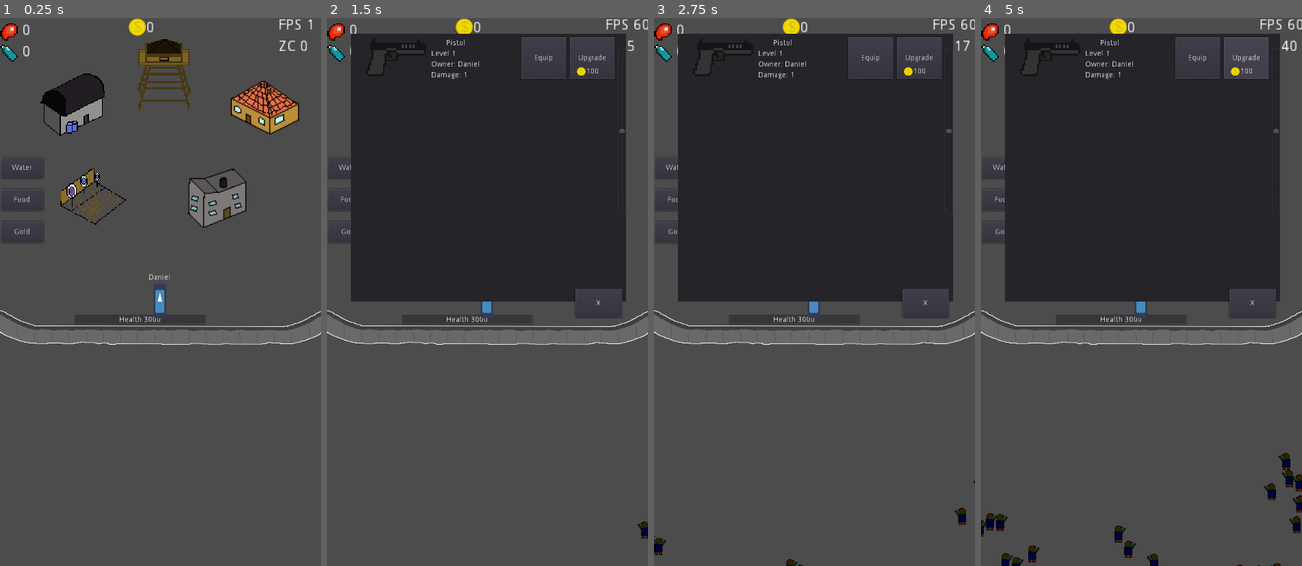
Above: before the commit, frames 1-4 (left to right).
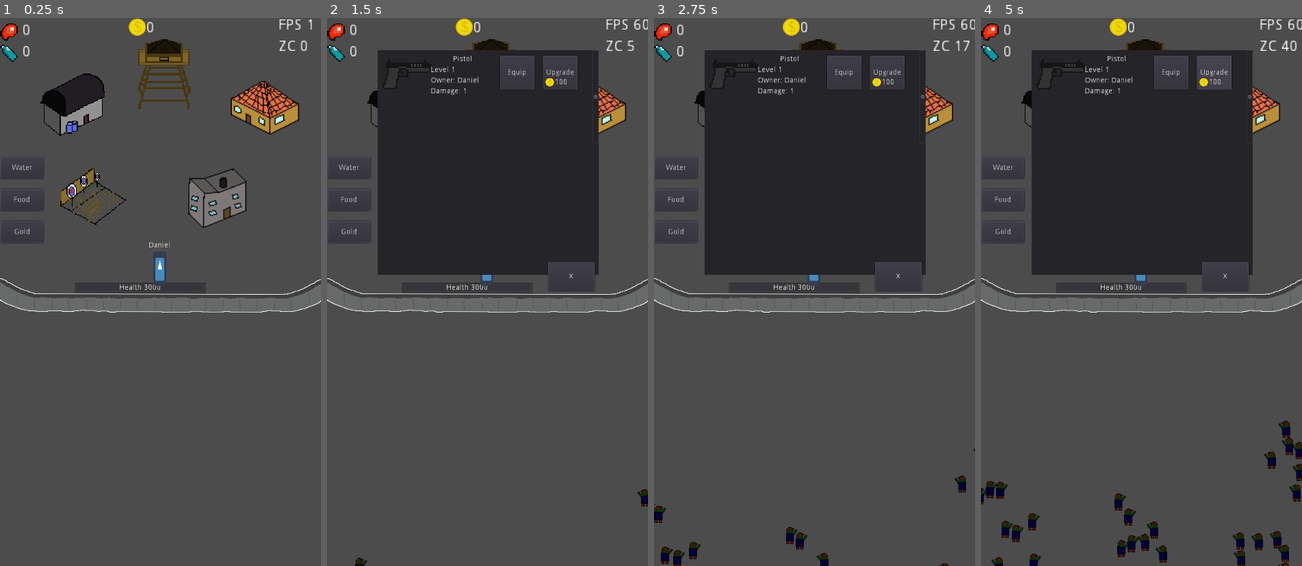
Above: after the commit, the same moments.

Repository: stranker/CLICKER_Z
Game: Godot game, scene res://Scene/MainScene.tscn
Same seed, same stepped clock (60 frames per second), same inputs: the game is played once before the commit and once after it. The engine's default icon, where the game draws it, is replaced by a stand-in: a white triangle on a blue panel in a dark square.
Inputs (mouse positions are in pixels of both pictures, inside the frame that each line leads up to):
- Up to frame 1 (0.25 s): no input
- Up to frame 2 (1.5 s): click (590, 105) at 0.5 s; click (397, 105) at 1.25 s
- Up to frame 3 (2.75 s): click (872, 198) at 2 s
- Up to frame 4 (5 s): click (1074, 193) at 2.75 s; click (1144, 72) at 3.5 s; click "Upgrade" at 4.25 s

The runs differ from the first frame. In frame 1, 5.8% of the frame differs, in the area x 0-100%, y 40-60%; in frame 2, 18%; in frame 3, 18%; in frame 4, 21%, in the area x 0-100%, y 2-100%.

Commit message:
Fix GUI elements

Diff:
--- a/GUI/ArmoryPanel.tscn
+++ b/GUI/ArmoryPanel.tscn
@@ -93,24 +93,23 @@
 "
 _sections_unfolded = [ "Resource" ]
 
-[node name="ArmoryPanel" type="Panel"]
+[node name="ArmoryPanel" type="Panel" index="0"]
 
 anchor_left = 0.5
 anchor_top = 0.0
 anchor_right = 0.5
 anchor_bottom = 0.0
-margin_left = -260.0
-margin_top = 20.0
-margin_right = 255.0
-margin_bottom = 520.0
-rect_pivot_offset = Vector2( 0, 0 )
-rect_clip_content = false
+margin_left = -210.0
+margin_top = 50.0
+margin_right = 205.0
+margin_bottom = 470.0
+rect_pivot_offset = Vector2( 0, 0 )
 mouse_filter = 0
 mouse_default_cursor_shape = 0
 size_flags_horizontal = 1
 size_flags_vertical = 1
 script = SubResource( 1 )
-_sections_unfolded = [ "Mouse", "Visibility" ]
+_sections_unfolded = [ "Rect", "Visibility" ]
 
 [node name="Container" type="Container" parent="." index="0"]
 
@@ -118,9 +117,9 @@
 anchor_top = 0.0
 anchor_right = 0.0
 anchor_bottom = 0.0
-margin_right = 500.0
-margin_bottom = 476.0
-rect_min_size = Vector2( 500, 476 )
+margin_right = 400.0
+margin_bottom = 390.0
+rect_min_size = Vector2( 400, 390 )
 rect_pivot_offset = Vector2( 0, 0 )
 rect_clip_content = true
 mouse_filter = 2
@@ -133,20 +132,19 @@
 
 anchor_right = 0.0
 anchor_bottom = 0.0
-margin_right = 500.0
+margin_right = 400.0
 margin_bottom = 100.0
-rect_min_size = Vector2( 500, 0 )
+rect_min_size = Vector2( 400, 0 )
 
 [node name="VScrollBar" type="VScrollBar" parent="." index="1"]
 
 anchor_left = 1.0
-anchor_top = 0.5
+anchor_top = 0.0
 anchor_right = 1.0
-anchor_bottom = 0.5
-margin_left = -15.0
-margin_top = -224.0
-margin_bottom = 87.0
-rect_min_size = Vector2( 15, 175 )
+anchor_bottom = 1.0
+margin_left = -12.0
+margin_bottom = -260.0
+rect_min_size = Vector2( 12, 175 )
 rect_pivot_offset = Vector2( 0, 0 )
 rect_clip_content = true
 mouse_filter = 0
@@ -174,7 +172,6 @@
 margin_right = -8.0
 margin_bottom = 30.0
 rect_pivot_offset = Vector2( 0, 0 )
-rect_clip_content = false
 focus_mode = 2
 mouse_filter = 0
 mouse_default_cursor_shape = 0
@@ -212,7 +209,6 @@
 margin_right = 240.0
 margin_bottom = 640.0
 rect_pivot_offset = Vector2( 0, 0 )
-rect_clip_content = false
 focus_mode = 2
 mouse_filter = 0
 mouse_default_cursor_shape = 0
@@ -238,7 +234,6 @@
 margin_right = 520.0
 margin_bottom = 650.0
 rect_pivot_offset = Vector2( 0, 0 )
-rect_clip_content = false
 focus_mode = 2
 mouse_filter = 0
 mouse_default_cursor_shape = 0
--- a/GUI/TweenLabel.tscn
+++ b/GUI/TweenLabel.tscn
@@ -2,6 +2,7 @@
 
 [sub_resource type="GDScript" id=1]
 
+resource_name = "TweenLabel.gd"
 script/source = "extends Label
 
 var end_pos = Vector2()
@@ -9,15 +10,17 @@
 
 func _ready():
 	$Tween.interpolate_property(self,\"rect_global_position\",rect_global_position,rect_global_position + end_pos,duration,Tween.TRANS_EXPO,Tween.EASE_OUT,0)
+	$Tween.interpolate_property(self,\"modulate\",Color(1,0,0,1),Color(1,0,0,0),duration,Tween.TRANS_LINEAR,Tween.EASE_IN_OUT,0)
 	$Tween.start()
 	$Timer.wait_time = duration + 0.5
 	$Timer.start()
+	$Tween.start()
 	pass
 
 func set_critic_label():
 	text = \"CRITIC!\"
 	modulate = Color(1,0,0)
-	end_pos = Vector2(0,-50)
+	end_pos = Vector2(0,-120)
 	duration = 1
 	pass
 
@@ -26,6 +29,7 @@
 	queue_free()
 	pass # replace with function body
 "
+_sections_unfolded = [ "Resource" ]
 
 [node name="TweenLabel" type="Label"]
 
@@ -37,7 +41,6 @@
 margin_bottom = 14.0
 rect_scale = Vector2( 2, 2 )
 rect_pivot_offset = Vector2( 0, 0 )
-rect_clip_content = false
 mouse_filter = 2
 mouse_default_cursor_shape = 0
 size_flags_horizontal = 1
--- a/GUI/WeaponPanel.tscn
+++ b/GUI/WeaponPanel.tscn
@@ -43,16 +43,16 @@
 "
 _sections_unfolded = [ "Resource" ]
 
-[node name="WeaponPanel" type="Panel"]
+[node name="WeaponPanel" type="Panel" index="0"]
 
 show_behind_parent = true
 anchor_left = 0.0
 anchor_top = 0.0
 anchor_right = 1.0
 anchor_bottom = 1.0
-margin_right = -100.0
+margin_right = -200.0
 margin_bottom = -934.0
-rect_min_size = Vector2( 500, 90 )
+rect_min_size = Vector2( 400, 90 )
 rect_pivot_offset = Vector2( 0, 0 )
 mouse_filter = 2
 mouse_default_cursor_shape = 0
@@ -67,11 +67,11 @@
 anchor_top = 0.0
 anchor_right = 0.0
 anchor_bottom = 0.0
-margin_left = 9.0
-margin_top = 9.0
-margin_right = 159.0
-margin_bottom = 79.0
-rect_min_size = Vector2( 150, 70 )
+margin_left = 10.0
+margin_top = 10.0
+margin_right = 100.0
+margin_bottom = 80.0
+rect_min_size = Vector2( 64, 64 )
 rect_pivot_offset = Vector2( 0, 0 )
 mouse_filter = 2
 mouse_default_cursor_shape = 0
@@ -88,9 +88,8 @@
 anchor_top = 0.0
 anchor_right = 0.0
 anchor_bottom = 0.0
-margin_left = -10.0
 margin_top = 10.0
-margin_right = 402.0
+margin_right = 320.0
 margin_bottom = 24.0
 rect_pivot_offset = Vector2( 0, 0 )
 mouse_filter = 2
@@ -110,9 +109,9 @@
 anchor_top = 0.0
 anchor_right = 0.0
 anchor_bottom = 0.0
-margin_left = 150.0
+margin_left = 100.0
 margin_top = 30.0
-margin_right = 562.0
+margin_right = 512.0
 margin_bottom = 44.0
 rect_pivot_offset = Vector2( 0, 0 )
 mouse_filter = 2
@@ -169,14 +168,14 @@
 
 [node name="UpgradeButton" type="Button" parent="." index="5"]
 
-anchor_left = 0.0
-anchor_top = 0.0
-anchor_right = 0.0
-anchor_bottom = 0.0
-margin_left = 410.0
-margin_top = 6.0
-margin_right = 494.0
-margin_bottom = 84.0
+anchor_left = 1.0
+anchor_top = 0.5
+anchor_right = 1.0
+anchor_bottom = 0.5
+margin_left = -90.0
+margin_top = -35.0
+margin_right = -25.0
+margin_bottom = 29.0
 rect_pivot_offset = Vector2( 0, 0 )
 mouse_filter = 0
 mouse_default_cursor_shape = 0
@@ -193,21 +192,21 @@
 
 [node name="Cost" parent="UpgradeButton" index="0" instance=ExtResource( 2 )]
 
-margin_left = -12.0
-margin_top = 15.0
-margin_right = 48.0
-margin_bottom = 35.0
+margin_left = -10.5
+margin_top = 8.0
+margin_right = 49.5
+margin_bottom = 28.0
 
 [node name="EquipButton" type="Button" parent="." index="6"]
 
-anchor_left = 0.0
-anchor_top = 0.0
-anchor_right = 0.0
-anchor_bottom = 0.0
-margin_left = 319.0
-margin_top = 6.0
-margin_right = 403.0
-margin_bottom = 84.0
+anchor_left = 0.5
+anchor_top = 0.5
+anchor_right = 0.5
+anchor_bottom = 0.5
+margin_left = 30.0
+margin_top = -35.0
+margin_right = 94.0
+margin_bottom = 29.0
 rect_pivot_offset = Vector2( 0, 0 )
 mouse_filter = 0
 mouse_default_cursor_shape = 0
--- a/Object/Buildings/Armory.tscn
+++ b/Object/Buildings/Armory.tscn
@@ -40,7 +40,7 @@
 	return $Weapons.get_child($Weapons.get_child_count()-1)"
 _sections_unfolded = [ "Resource" ]
 
-[node name="Armory" type="Control"]
+[node name="Armory" type="Control" index="0"]
 
 anchor_left = 0.0
 anchor_top = 0.0
@@ -81,14 +81,14 @@
 stretch_mode = 5
 _sections_unfolded = [ "Rect", "Textures" ]
 
-[node name="ArmoryPanel" parent="." index="1" instance=ExtResource( 2 )]
+[node name="Weapons" type="Node" parent="." index="1"]
+
+[node name="ArmoryPanel" parent="." index="2" instance=ExtResource( 2 )]
 
 visible = false
-margin_left = 43.5
-margin_top = 30.0
-margin_right = 558.5
-margin_bottom = 530.0
-
-[node name="Weapons" type="Node" parent="." index="2"]
+margin_left = 92.5
+margin_top = 60.0
+margin_right = 507.5
+margin_bottom = 480.0
 
 [connection signal="pressed" from="Skin" to="." method="_on_Skin_pressed"]
--- a/Object/Buildings/TrainingField.tscn
+++ b/Object/Buildings/TrainingField.tscn
@@ -23,7 +23,7 @@
 	$TrainingPanel.hide()"
 _sections_unfolded = [ "Resource" ]
 
-[node name="TrainingField" type="Control"]
+[node name="TrainingField" type="Control" index="0"]
 
 anchor_left = 0.0
 anchor_top = 0.0
@@ -67,7 +67,9 @@
 [node name="TrainingPanel" parent="." index="1" instance=ExtResource( 2 )]
 
 visible = false
-margin_left = 119.5
-margin_right = 489.5
+margin_left = 116.5
+margin_top = 52.0
+margin_right = 486.5
+margin_bottom = 472.0
 
 [connection signal="pressed" from="TrainingButton" to="." method="_on_TrainingButton_pressed"]
--- a/Object/Buildings/WatchTower.tscn
+++ b/Object/Buildings/WatchTower.tscn
@@ -30,7 +30,7 @@
 	pass"
 _sections_unfolded = [ "Resource" ]
 
-[node name="WatchTower" type="Control"]
+[node name="WatchTower" type="Control" index="0"]
 
 anchor_left = 0.0
 anchor_top = 0.0
@@ -75,16 +75,16 @@
 
 visible = false
 margin_left = 129.5
-margin_top = 30.0
+margin_top = 50.0
 margin_right = 469.5
-margin_bottom = 380.0
+margin_bottom = 400.0
 
 [node name="SeekResult" parent="." index="2" instance=ExtResource( 3 )]
 
 visible = false
-margin_left = 109.5
+margin_left = 116.5
 margin_top = 120.0
-margin_right = 479.5
+margin_right = 486.5
 margin_bottom = 350.0
 
 [connection signal="pressed" from="WatchButton" to="." method="_on_WatchButton_pressed"]
--- a/Object/Characters/Survivor.gd
+++ b/Object/Characters/Survivor.gd
@@ -15,7 +15,7 @@
 # TRAINING VARIABLES
 # Player
 var player_income = 0
-var critic = 1
+var critic = 50
 
 func _ready():
 	pass
--- a/Scene/MainScene.tscn
+++ b/Scene/MainScene.tscn
@@ -1,16 +1,16 @@
 [gd_scene load_steps=14 format=2]
 
-[ext_resource path="res://Sprite/Coin.png" type="Texture" id=1]
-[ext_resource path="res://Sprite/Supplies/Food.png" type="Texture" id=2]
-[ext_resource path="res://Sprite/Supplies/Water.png" type="Texture" id=3]
-[ext_resource path="res://Sprite/Search/Survivor_und.png" type="Texture" id=4]
-[ext_resource path="res://Sprite/Search/Survivor_prog.png" type="Texture" id=5]
-[ext_resource path="res://Sprite/Search/Weapon_und.png" type="Texture" id=6]
-[ext_resource path="res://Sprite/Search/Weapon_prog.png" type="Texture" id=7]
-[ext_resource path="res://Object/Wall.tscn" type="PackedScene" id=8]
-[ext_resource path="res://Object/SpawnControl.tscn" type="PackedScene" id=9]
-[ext_resource path="res://Object/Spawner.tscn" type="PackedScene" id=10]
-[ext_resource path="res://Object/Buildings/Buildings.tscn" type="PackedScene" id=11]
+[ext_resource path="res://Object/Wall.tscn" type="PackedScene" id=1]
+[ext_resource path="res://Object/SpawnControl.tscn" type="PackedScene" id=2]
+[ext_resource path="res://Object/Spawner.tscn" type="PackedScene" id=3]
+[ext_resource path="res://Object/Buildings/Buildings.tscn" type="PackedScene" id=4]
+[ext_resource path="res://Sprite/Coin.png" type="Texture" id=5]
+[ext_resource path="res://Sprite/Supplies/Food.png" type="Texture" id=6]
+[ext_resource path="res://Sprite/Supplies/Water.png" type="Texture" id=7]
+[ext_resource path="res://Sprite/Search/Survivor_und.png" type="Texture" id=8]
+[ext_resource path="res://Sprite/Search/Survivor_prog.png" type="Texture" id=9]
+[ext_resource path="res://Sprite/Search/Weapon_und.png" type="Texture" id=10]
+[ext_resource path="res://Sprite/Search/Weapon_prog.png" type="Texture" id=11]
 
 [sub_resource type="GDScript" id=1]
 
@@ -167,7 +167,7 @@
 "
 _sections_unfolded = [ "Resource" ]
 
-[node name="MainScene" type="Control"]
+[node name="MainScene" type="Control" index="0"]
 
 anchor_left = 0.0
 anchor_top = 0.0
@@ -181,7 +181,116 @@
 script = SubResource( 1 )
 _sections_unfolded = [ "Rect" ]
 
-[node name="GUI" type="CanvasLayer" parent="." index="0"]
+[node name="InteractiveArea" type="Control" parent="." index="0"]
+
+editor/display_folded = true
+anchor_left = 0.5
+anchor_top = 1.0
+anchor_right = 0.5
+anchor_bottom = 1.0
+margin_left = -300.0
+margin_top = -784.0
+margin_right = 300.0
+margin_bottom = -54.0
+rect_pivot_offset = Vector2( 0, 0 )
+mouse_filter = 0
+mouse_default_cursor_shape = 0
+size_flags_horizontal = 1
+size_flags_vertical = 1
+
+[node name="Wall" parent="InteractiveArea" index="0" instance=ExtResource( 1 )]
+
+position = Vector2( 0, -240 )
+collision_layer = 3
+collision_mask = 3
+
+[node name="SpawnControl" parent="InteractiveArea" index="1" instance=ExtResource( 2 )]
+
+editor/display_folded = true
+position = Vector2( -8, 12 )
+
+[node name="Spawner" parent="InteractiveArea/SpawnControl" index="1" instance=ExtResource( 3 )]
+
+position = Vector2( -42, 648 )
+
+[node name="Spawner2" parent="InteractiveArea/SpawnControl" index="2" instance=ExtResource( 3 )]
+
+position = Vector2( 78, 778 )
+
+[node name="Spawner3" parent="InteractiveArea/SpawnControl" index="3" instance=ExtResource( 3 )]
+
+position = Vector2( 308, 778 )
+
+[node name="Spawner4" parent="InteractiveArea/SpawnControl" index="4" instance=ExtResource( 3 )]
+
+position = Vector2( 538, 778 )
+
+[node name="Spawner5" parent="InteractiveArea/SpawnControl" index="5" instance=ExtResource( 3 )]
+
+position = Vector2( 648, 628 )
+
+[node name="RageTimer" type="Timer" parent="InteractiveArea" index="2"]
+
+process_mode = 1
+wait_time = 1.0
+one_shot = false
+autostart = false
+
+[node name="SurvivorPositions" type="Node2D" parent="InteractiveArea" index="3"]
+
+editor/display_folded = true
+position = Vector2( -8, 12 )
+
+[node name="PlayerPos" type="Position2D" parent="InteractiveArea/SurvivorPositions" index="0"]
+
+position = Vector2( 298, 228 )
+_sections_unfolded = [ "Transform" ]
+
+[node name="Survivor1" type="Position2D" parent="InteractiveArea/SurvivorPositions" index="1"]
+
+position = Vector2( 198, 228 )
+_sections_unfolded = [ "Transform" ]
+
+[node name="Survivor2" type="Position2D" parent="InteractiveArea/SurvivorPositions" index="2"]
+
+position = Vector2( 388, 228 )
+_sections_unfolded = [ "Transform" ]
+
+[node name="Survivor3" type="Position2D" parent="InteractiveArea/SurvivorPositions" index="3"]
+
+position = Vector2( 118, 218 )
+_sections_unfolded = [ "Transform" ]
+
+[node name="Survivor4" type="Position2D" parent="InteractiveArea/SurvivorPositions" index="4"]
+
+position = Vector2( 488, 218 )
+_sections_unfolded = [ "Transform" ]
+
+[node name="Survivor5" type="Position2D" parent="InteractiveArea/SurvivorPositions" index="5"]
+
+position = Vector2( 48, 198 )
+_sections_unfolded = [ "Transform" ]
+
+[node name="Survivor6" type="Position2D" parent="InteractiveArea/SurvivorPositions" index="6"]
+
+position = Vector2( 568, 208 )
+_sections_unfolded = [ "Transform" ]
+
+[node name="Zombies" type="Node" parent="InteractiveArea" index="4"]
+
+_sections_unfolded = [ "Pause" ]
+
+[node name="Buildings" parent="." index="1" instance=ExtResource( 4 )]
+
+[node name="Candy" type="CanvasLayer" parent="." index="2"]
+
+layer = 2
+offset = Vector2( 0, 0 )
+rotation = 0.0
+scale = Vector2( 1, 1 )
+transform = Transform2D( 1, 0, 0, 1, 0, 0 )
+
+[node name="GUI" type="CanvasLayer" parent="." index="3"]
 
 layer = 0
 offset = Vector2( 0, 0 )
@@ -449,115 +558,6 @@
 wait_time = 1.0
 one_shot = true
 autostart = false
-
-[node name="InteractiveArea" type="Control" parent="." index="1"]
-
-editor/display_folded = true
-anchor_left = 0.5
-anchor_top = 1.0
-anchor_right = 0.5
-anchor_bottom = 1.0
-margin_left = -300.0
-margin_top = -724.0
-margin_right = 300.0
-margin_bottom = 6.0
-rect_pivot_offset = Vector2( 0, 0 )
-mouse_filter = 0
-mouse_default_cursor_shape = 0
-size_flags_horizontal = 1
-size_flags_vertical = 1
-
-[node name="Wall" parent="InteractiveArea" index="0" instance=ExtResource( 8 )]
-
-position = Vector2( 0, -240 )
-collision_layer = 3
-collision_mask = 3
-
-[node name="SpawnControl" parent="InteractiveArea" index="1" instance=ExtResource( 9 )]
-
-editor/display_folded = true
-position = Vector2( -8, 12 )
-
-[node name="Spawner" parent="InteractiveArea/SpawnControl" index="1" instance=ExtResource( 10 )]
-
-position = Vector2( -42, 648 )
-
-[node name="Spawner2" parent="InteractiveArea/SpawnControl" index="2" instance=ExtResource( 10 )]
-
-position = Vector2( 78, 778 )
-
-[node name="Spawner3" parent="InteractiveArea/SpawnControl" index="3" instance=ExtResource( 10 )]
-
-position = Vector2( 308, 778 )
-
-[node name="Spawner4" parent="InteractiveArea/SpawnControl" index="4" instance=ExtResource( 10 )]
-
-position = Vector2( 538, 778 )
-
-[node name="Spawner5" parent="InteractiveArea/SpawnControl" index="5" instance=ExtResource( 10 )]
-
-position = Vector2( 648, 628 )
-
-[node name="RageTimer" type="Timer" parent="InteractiveArea" index="2"]
-
-process_mode = 1
-wait_time = 1.0
-one_shot = false
-autostart = false
-
-[node name="SurvivorPositions" type="Node2D" parent="InteractiveArea" index="3"]
-
-editor/display_folded = true
-position = Vector2( -8, 12 )
-
-[node name="PlayerPos" type="Position2D" parent="InteractiveArea/SurvivorPositions" index="0"]
-
-position = Vector2( 298, 228 )
-_sections_unfolded = [ "Transform" ]
-
-[node name="Survivor1" type="Position2D" parent="InteractiveArea/SurvivorPositions" index="1"]
-
-position = Vector2( 198, 228 )
-_sections_unfolded = [ "Transform" ]
-
-[node name="Survivor2" type="Position2D" parent="InteractiveArea/SurvivorPositions" index="2"]
-
-position = Vector2( 388, 228 )
-_sections_unfolded = [ "Transform" ]
-
-[node name="Survivor3" type="Position2D" parent="InteractiveArea/SurvivorPositions" index="3"]
-
-position = Vector2( 118, 218 )
-_sections_unfolded = [ "Transform" ]
-
-[node name="Survivor4" type="Position2D" parent="InteractiveArea/SurvivorPositions" index="4"]
-
-position = Vector2( 488, 218 )
-_sections_unfolded = [ "Transform" ]
-
-[node name="Survivor5" type="Position2D" parent="InteractiveArea/SurvivorPositions" index="5"]
-
-position = Vector2( 48, 198 )
-_sections_unfolded = [ "Transform" ]
-
-[node name="Survivor6" type="Position2D" parent="InteractiveArea/SurvivorPositions" index="6"]
-
-position = Vector2( 568, 208 )
-_sections_unfolded = [ "Transform" ]
-
-[node name="Zombies" type="Node" parent="InteractiveArea" index="4"]
-
-_sections_unfolded = [ "Pause" ]
-
-[node name="Buildings" parent="." index="2" instance=ExtResource( 11 )]
-
-[node name="Candy" type="CanvasLayer" parent="." index="3"]
-
-layer = 2
-offset = Vector2( 0, 0 )
-rotation = 0.0
-scale = Vector2( 1, 1 )
-transform = Transform2D( 1, 0, 0, 1, 0, 0 )
 
 [node name="Food" type="Button" parent="." index="4"]
 
Not shown: 6 places in Scene/MainScene.tscn that only renumber resources
